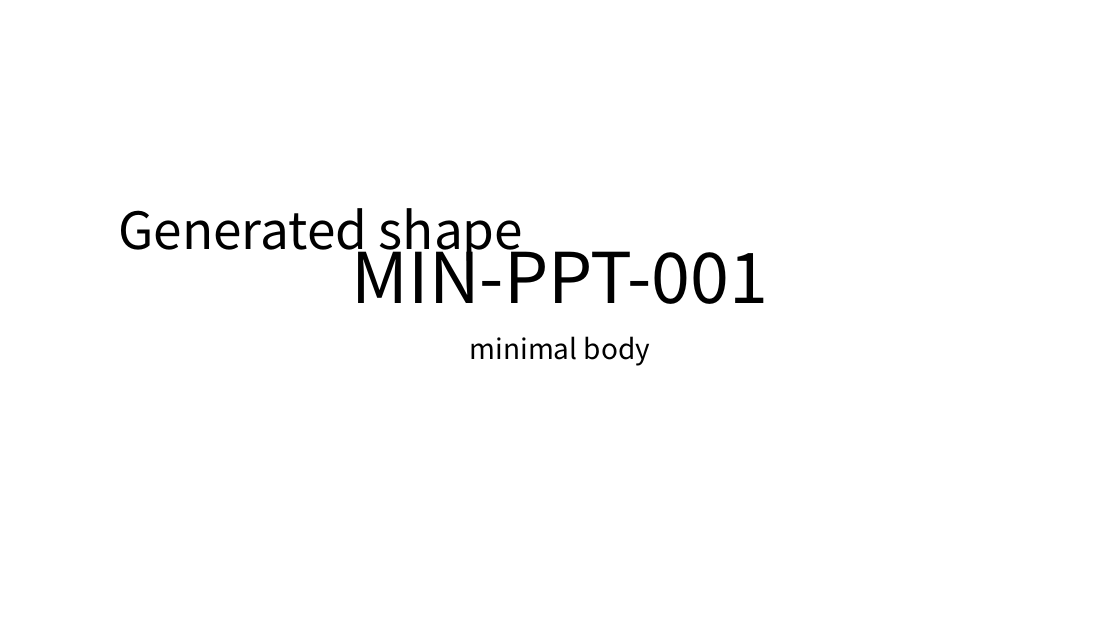
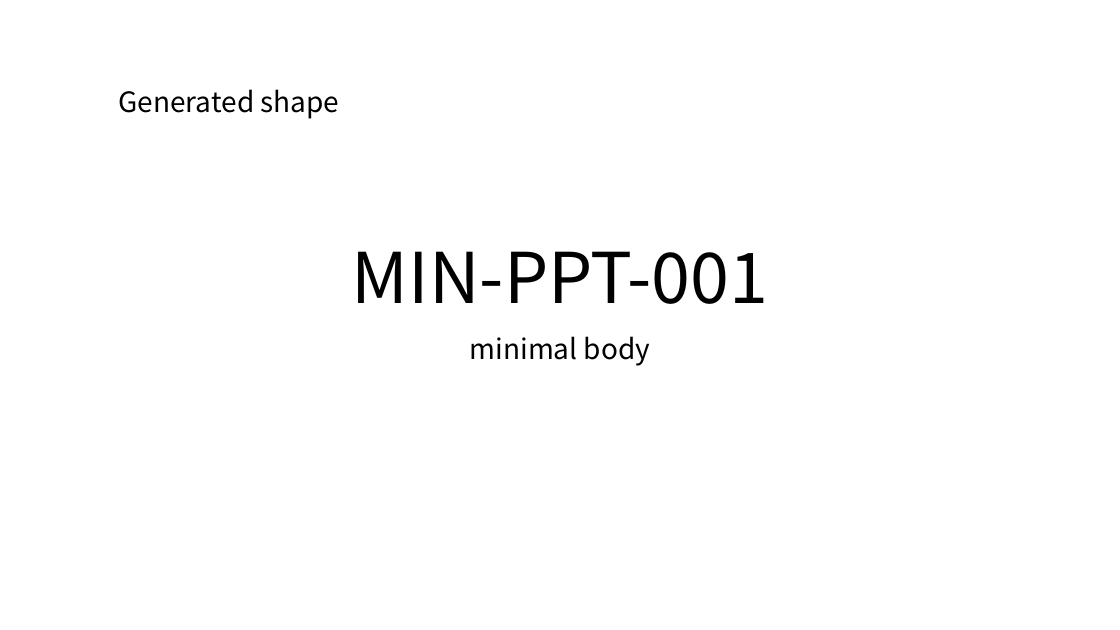
Before and after one commit to yjdyamv/some-office, a slide deck: slide 1 of samples/scratch5-mintext.ppt. Drawn at 1120x630 pixels with LibreOffice and Linux fonts; fonts in the diff are those of the drawing. Boxes give left, top, right and bottom in pixels: in the first picture for what was removed or moved away, otherwise in the second. Text is boxed around its words. In the diff, an @@ line names an element or a change of style, - is before the commit and + after.

Commit message:
ppt: text_shape 的 FOPT 必须恰好 102 字节，从零拼的文本形状终被接受
逐级替换真实形状（scratch5 的 morph）定位到：15 条命名属性之外还要 12 字节
填充，少一字节或多一字节 PowerPoint 都拒收（§9.21）。同时把 0FA1 的两个
cch 写成 chars+1、ASCII 走 0FA8 字节原子、0FAA 补成真实的 28 字节、F011
计数与 0FA6 照真形状写。

samples/scratch5-mintext.ppt 现在能打开，第三个形状就是从零拼的那个，
COM 读文本得到 "Generated shape"。

```diff
--- a/samples/scratch5-mintext.ppt
+++ b/samples/scratch5-mintext.ppt
@@ title "Generated shape" at <box>118,89,340,119</box>: size 44 to 24 pt; vertical alignment bottom to top @@
```
Also in this commit, not shown: 23 other files.
